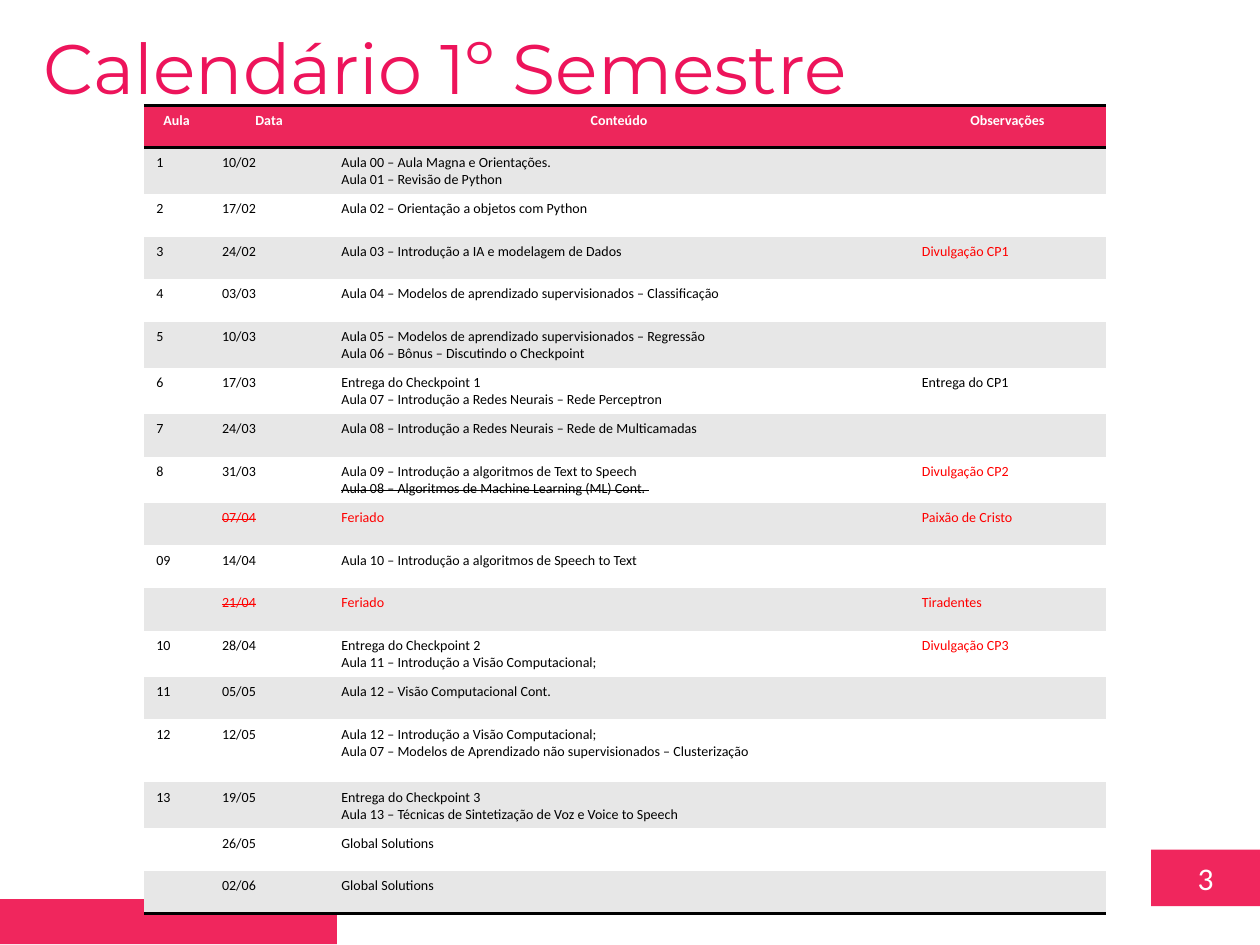
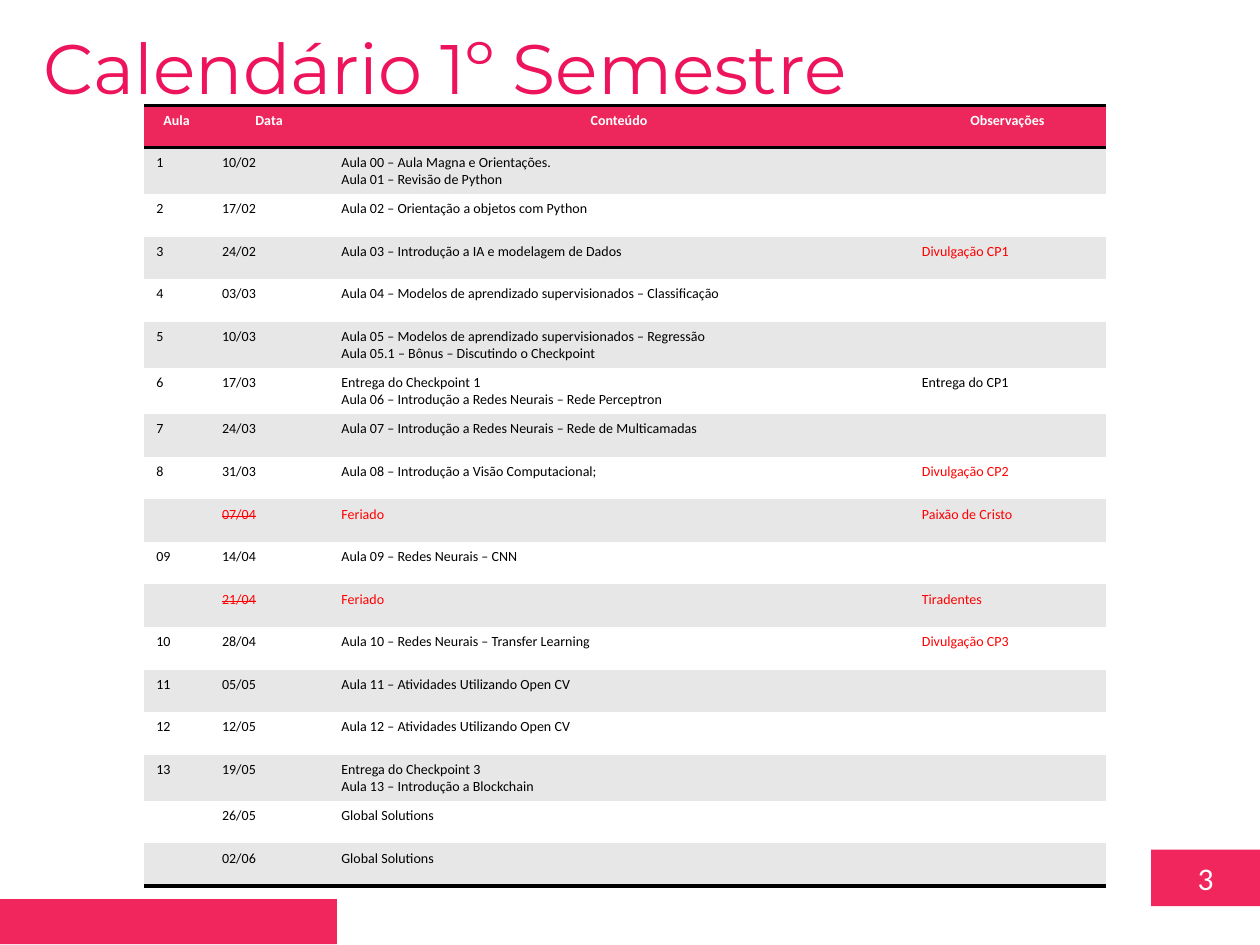
Before and after one commit to toyusan/aula-fiap-disruptive-archs, a slide deck: slide 3 of 2023.02.01 Aula 00 - Ajuste do Plano de Aula v2.pptx. Drawn at 1260x945 pixels with LibreOffice and Linux fonts; fonts in the diff are those of the drawing; background and template pictures are left out. Boxes give left, top, right and bottom in pixels: in the first picture for what was removed or moved away, otherwise in the second. Text is boxed around its words. In the diff, an @@ line names an element or a change of style, - is before the commit and + after.

Commit message:
Update aula 07

```diff
--- a/2023.02.01 Aula 00 - Ajuste do Plano de Aula v2.pptx
+++ b/2023.02.01 Aula 00 - Ajuste do Plano de Aula v2.pptx
@@ table at (144, 106, 1106, 887) @@
-row 6, column 3: Aula 05 – Modelos de aprendizado supervisionados – Regressão / Aula 06 – Bônus – Discutindo o Checkpoint
+row 6, column 3: Aula 05 – Modelos de aprendizado supervisionados – Regressão / Aula 05.1 – Bônus – Discutindo o Checkpoint
-row 7, column 3: Entrega do Checkpoint 1 / Aula 07 – Introdução a Redes Neurais – Rede Perceptron
+row 7, column 3: Entrega do Checkpoint 1 / Aula 06 – Introdução a Redes Neurais – Rede Perceptron
-row 8, column 3: Aula 08 – Introdução a Redes Neurais – Rede de Multicamadas
+row 8, column 3: Aula 07 – Introdução a Redes Neurais – Rede de Multicamadas
-row 9, column 3: Aula 09 – Introdução a algoritmos de Text to Speech / Aula 08 – Algoritmos de Machine Learning (ML) Cont.
+row 9, column 3: Aula 08 – Introdução a Visão Computacional;
-row 11, column 3: Aula 10 – Introdução a algoritmos de Speech to Text
+row 11, column 3: Aula 09 – Redes Neurais – CNN
-row 13, column 3: Entrega do Checkpoint 2 / Aula 11 – Introdução a Visão Computacional;
+row 13, column 3: Aula 10 – Redes Neurais – Transfer Learning
-row 14, column 3: Aula 12 – Visão Computacional Cont.
+row 14, column 3: Aula 11 – Atividades Utilizando Open CV
-row 15, column 3: Aula 12 – Introdução a Visão Computacional; / Aula 07 – Modelos de Aprendizado não supervisionados – Clusterização
+row 15, column 3: Aula 12 – Atividades Utilizando Open CV
-row 16, column 3: Entrega do Checkpoint 3 / Aula 13 – Técnicas de Sintetização de Voz e Voice to Speech
+row 16, column 3: Entrega do Checkpoint 3 / Aula 13 – Introdução a Blockchain
```
Also in this commit, not shown: 13 other files.
